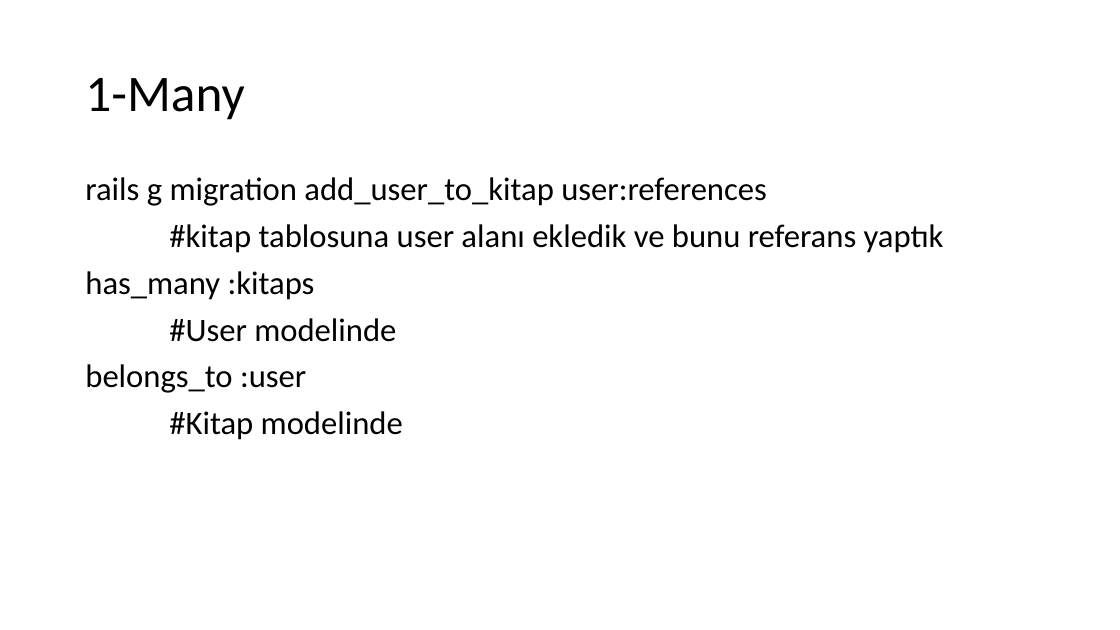
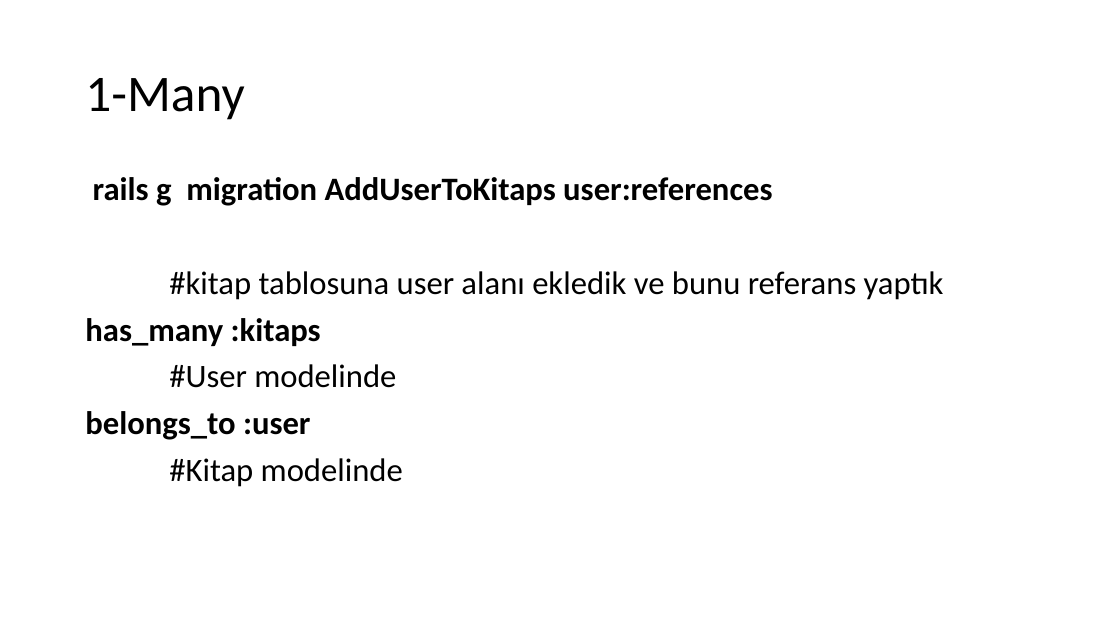
Before and after one commit to gorkemcakici/Web-Programlama, a slide deck: slide 4 of H9/1-Many.pptx. Drawn at 1120x630 pixels with LibreOffice and Linux fonts; fonts in the diff are those of the drawing. Boxes give left, top, right and bottom in pixels: in the first picture for what was removed or moved away, otherwise in the second. Text is boxed around its words. In the diff, an @@ line names an element or a change of style, - is before the commit and + after.

```diff
--- a/H9/1-Many.pptx
+++ b/H9/1-Many.pptx
@@ text at box(93, 177, 772, 206): text changed; bold on @@
-rails g migration add_user_to_kitap user:references
+rails g migration AddUserToKitaps user:references
@@ text at box(85, 318, 321, 440): bold on in "has_many :kitaps", "belongs_to :user" @@
```
